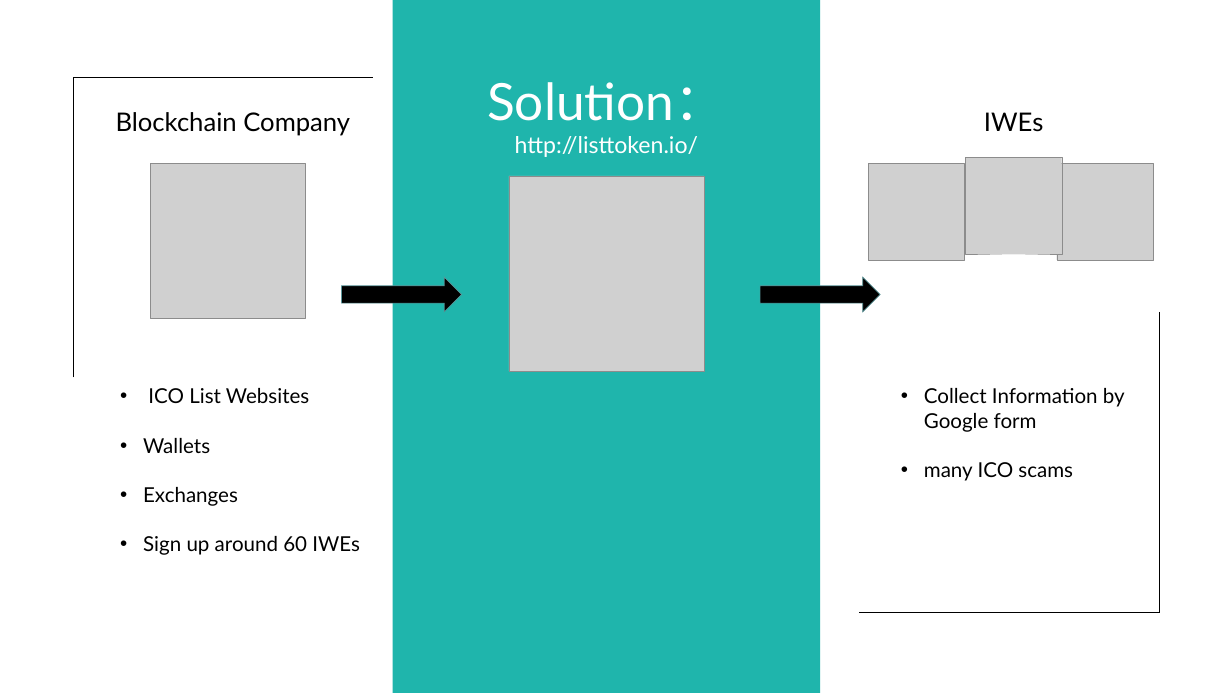
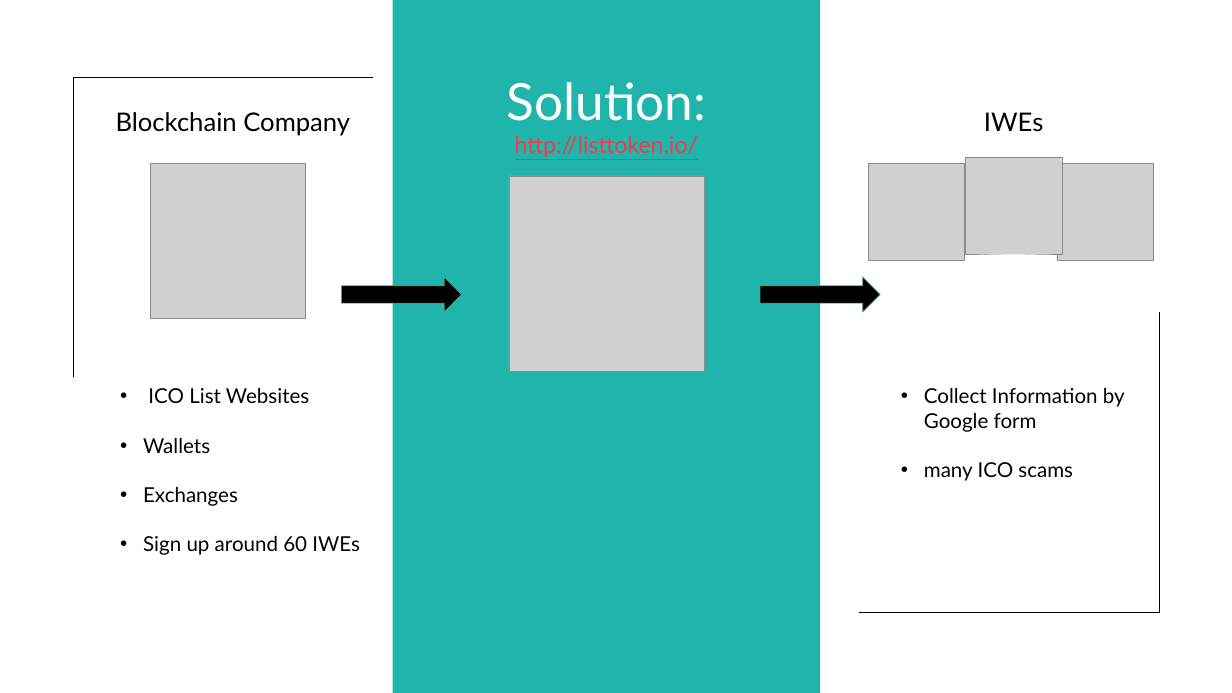
Before and after one commit to alleymist/listtoken.io, a slide deck: slide 5 of ListTokenBP.pptx (slide 4 before the commit). Drawn at 1232x693 pixels with LibreOffice and Linux fonts; fonts in the diff are those of the drawing; grey boxes stand for pictures. Boxes give left, top, right and bottom in pixels: in the first picture for what was removed or moved away, otherwise in the second. Text is boxed around its words. In the diff, an @@ line names an element or a change of style, - is before the commit and + after.

```diff
--- a/ListTokenBP.pptx
+++ b/ListTokenBP.pptx
@@ text at (506, 82, 706, 121): text changed @@
-Solution：
+Solution:
@@ text at (515, 136, 698, 157): text colour #FFFFFF to #F33B48, underline on in "http://listtoken.io/" @@
```
Also in this commit, not shown: 1 other slide changed, 1 slide added, 8 slides removed, 1 other file.
